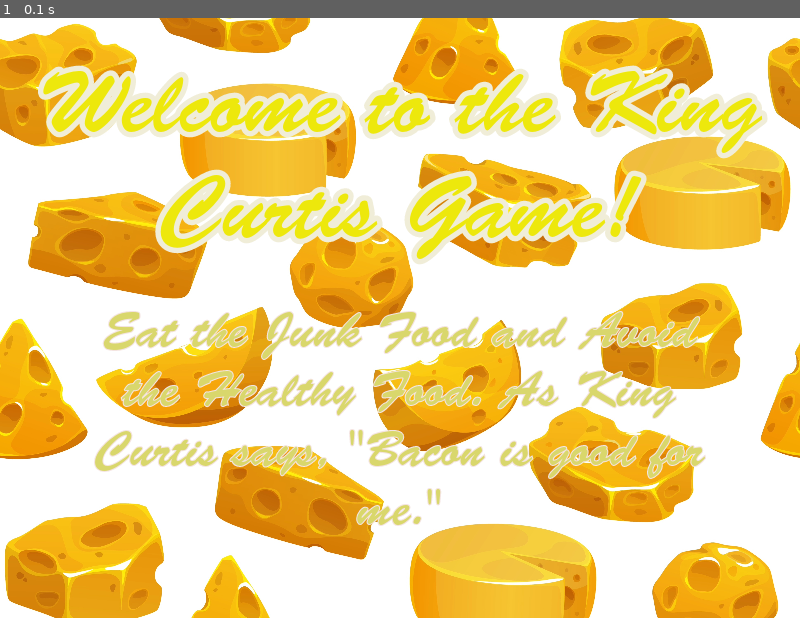
Above: before the commit, frame 1.
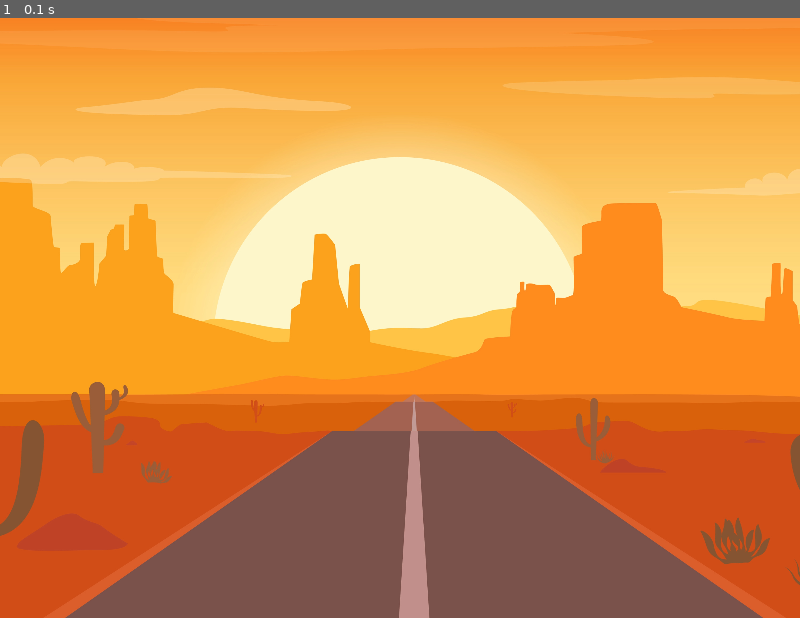
Above: after the commit, the same moment.

Repository: tessathompson0/PyGameAssignment
Game: pygame game, started from main.py
Same seed, same stepped clock (60 frames per second), same inputs: the game is played once before the commit and once after it.
Inputs:
- Up to frame 1 (0.1 s): no input

The runs differ from the first frame. In frame 1, 96% of the frame differs, in the area x 0-100%, y 0-100%.

Commit message:
fixing stuff

Diff:
--- /dev/null
+++ b/MainGame.py
@@ -0,0 +1,19 @@
+import pygame
+from pygame.locals import *
+pygame.init()
+import random
+(width,height) = (800,600)
+window = pygame.display.set_mode((width,height))
+main_background = pygame.image.load('Background.png')
+player = pygame.image.load('Player.png')
+
+class MainGame:
+    def loadBackground(self):
+        running = True
+        while running:
+            window.blit(main_background,(0,0))
+            for event in pygame.event.get():
+                if event.type == QUIT:
+                    running = False
+            pygame.display.update()
+        pygame.quit()
--- a/main.py
+++ b/main.py
@@ -5,25 +5,15 @@
 import pygame
 import time
 pygame.init()
-from background import background
+
+from MainGame import MainGame
 
 #blank canvas
 #(width, height) = (800, 600)
 #screen = pygame.display.set_mode((width, height))
 #add name to top of screen
 pygame.display.set_caption('King Curtis Game')
-#pygame.display.flip()
+pygame.display.flip()
 
-#set main screen
-main = background()
-main.setFirstBackground()
-
-
-#if x (exit) is clicked
-running = True
-while running:
-  for event in pygame.event.get():
-    if event.type == pygame.QUIT:
-      running = False
-
-pygame.display.flip()
+x = MainGame()
+x.loadBackground()
